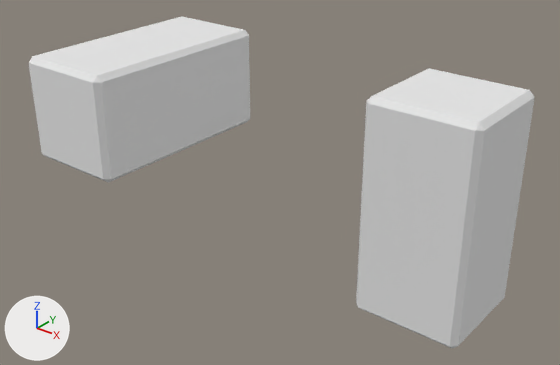
A saved change to the OBJ model public/cdn/assets/toolarm.obj.
Both versions are drawn from a 50 mm lens placed at (7.67, -10.75, 10.34), pointed at (-0.23, -0.87, 4.21). Every picture has the same lights, and +X, +Y and +Z are marked at lower left. The first picture is the older version. Where no turn or scale is listed for an object, it has been applied to the vertices.

The first picture shows 'LeftArm', 'RightArm'.
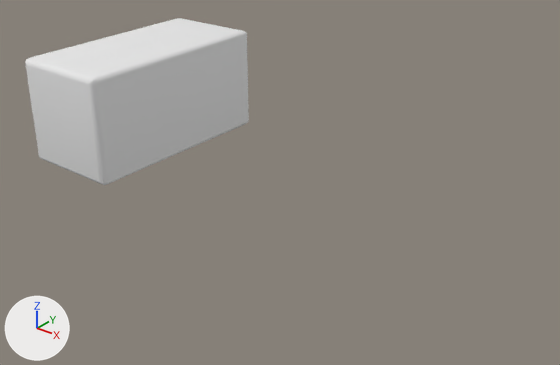
What differs and where, as boxes [x1, y1, x2, y2] in the pictures (560 x 365 px):
'RightArm', deleted
    before: [356, 69, 535, 348]
'LeftArm', reshaped
    before: [29, 17, 250, 183]
    after: [25, 18, 249, 185]

What the commit changed:
me_leftarm is used by ob_leftarm; location (0.0, 0.0, 0.0).
me_leftarm had 24 vertices, 26 faces and spanned x -4.48..-2.48, y -2.97..1.03, z 4.25..6.25.
me_leftarm now has 728 vertices, 732 faces and spans x -4.37..-2.44, y -3.1..0.91, z 4.27..6.27.
me_leftarm part 1: 24 vertices removed from x -4.48..-2.48, y -2.97..1.03, z 4.25..6.25; 728 vertices added at x -4.37..-2.44, y -3.1..0.91, z 4.27..6.27.
Object 'RightArm' (ob_rightarm) is deleted.
